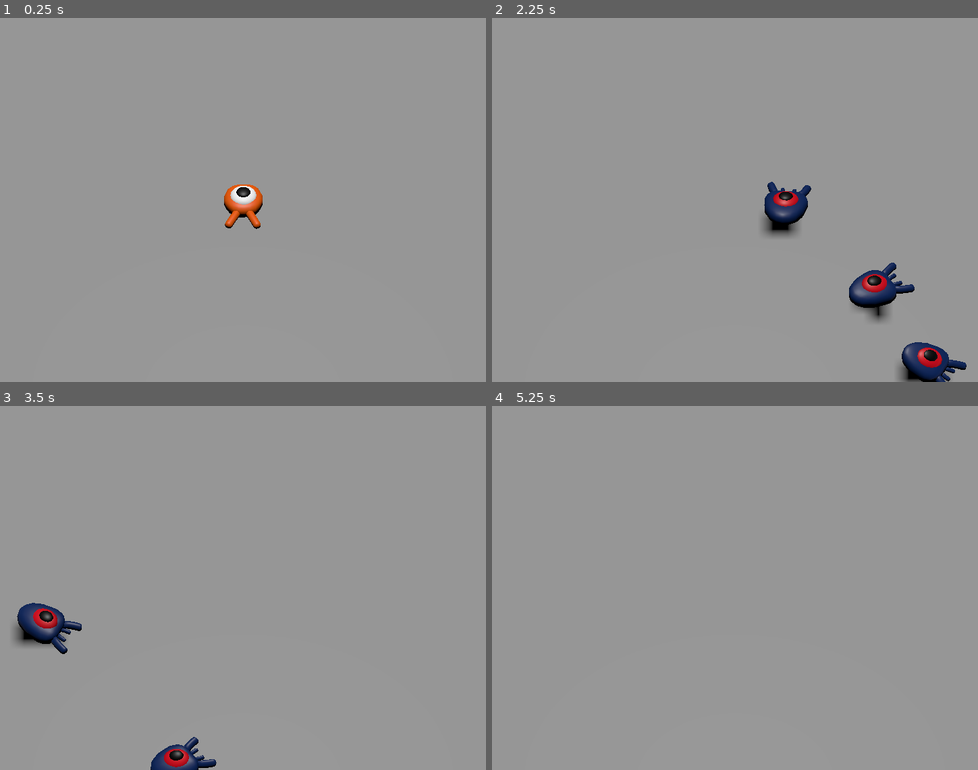
Above: before the commit, frames 1-4 (two rows, left to right).
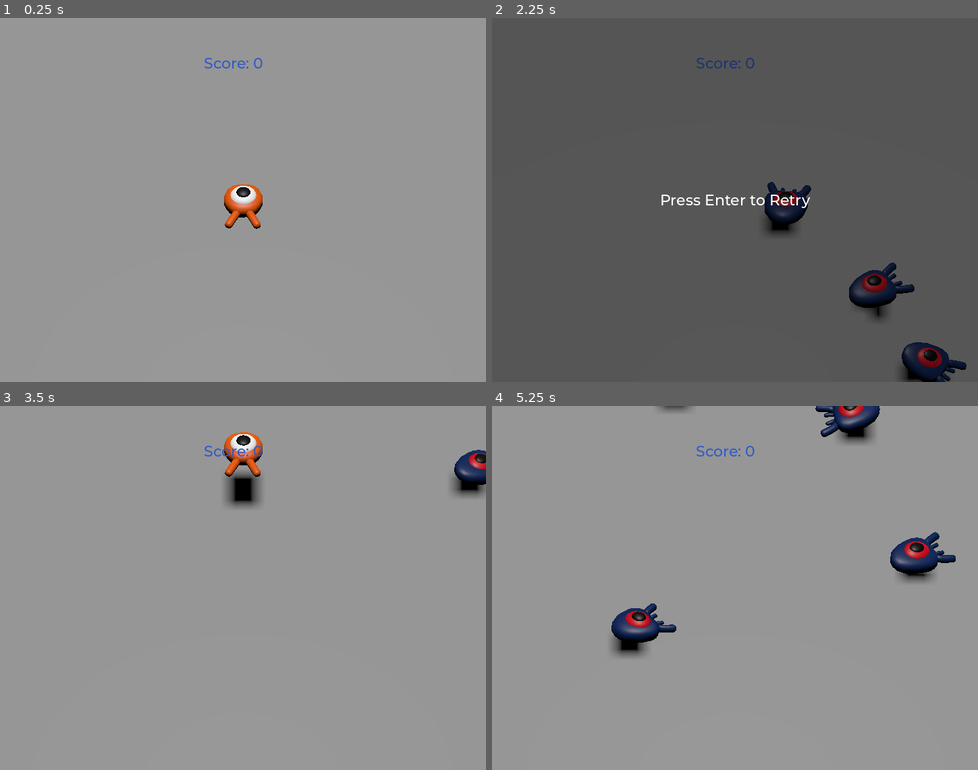
Above: after the commit, the same moments.

Repository: jknigel/Godot-3D-Playground
Game: Godot game, scene res://main.tscn
Two runs of this game, one before a commit and one after it. Both use one fixed random seed, a clock stepped at 60 frames per second and the inputs below. The project has no main scene, so this scene is started directly.
Inputs:
- Up to frame 1 (0.25 s): no input
- Up to frame 2 (2.25 s): tap Enter (ui_accept) at 0.5, 1.35 s; hold Right (move_right) 0.53-1.28 s; hold Enter (ui_accept) 0.53-1.28 s; tap Space (jump) at 0.77, 1.52 s; hold Down (move_back) 1.28-2.03 s; hold Right (move_right) from 2.03 s (still down); hold Enter (ui_accept) from 2.03 s (still down)
- Up to frame 3 (3.5 s): release Right (move_right) at 2.78 s; release Enter (ui_accept) at 2.78 s; hold Up (move_forward) from 2.78 s (still down); tap Enter (ui_accept) at 2.85 s; tap Space (jump) at 3.02 s
- Up to frame 4 (5.25 s): release Up (move_forward) at 3.53 s; hold Enter (ui_accept) 3.53-4.28 s; hold Left (move_left) 3.53-5.03 s; tap Space (jump) at 3.77, 4.52 s; tap Enter (ui_accept) at 4.35 s; hold Down (move_back) from 5.03 s (still down); hold Enter (ui_accept) from 5.03 s (still down)

The runs differ from the first frame. In frame 1, 0.1% of the frame differs, in the area x 42-55%, y 10-14%; in frame 2, 99%, in the area x 0-100%, y 0-100%; in frame 3, 4.1%; in frame 4, 3.4%.
Error before the commit: Invalid access to property or key 'position' on a base object of type 'null instance'. (res://main.gd:11)

Commit message:
Development 0.0.5

Diff:
--- a/main.gd
+++ b/main.gd
@@ -1,6 +1,9 @@
 extends Node
 
 @export var mob_scene: PackedScene
+
+func _ready():
+	$UserInterface/Retry.hide()
 
 func _on_mob_timer_timeout() -> void:
 	var mob = mob_scene.instantiate()
@@ -12,3 +15,14 @@
 	mob.initialize(mob_spawn_location.position, player_position)
 
 	add_child(mob)
+
+	mob.squashed.connect($UserInterface/ScoreLabel._on_mob_squashed.bind())
+
+
+func _on_player_hit() -> void:
+	$MobTimer.stop()
+	$UserInterface/Retry.show()
+
+func _unhandled_input(event: InputEvent) -> void:
+	if event.is_action_pressed("ui_accept") and $UserInterface/Retry.visible:
+		get_tree().reload_current_scene()
--- a/main.tscn
+++ b/main.tscn
@@ -1,8 +1,10 @@
-[gd_scene load_steps=9 format=3 uid="uid://2wap0283yk0r"]
+[gd_scene load_steps=12 format=3 uid="uid://2wap0283yk0r"]
 
 [ext_resource type="Script" uid="uid://cfb7xo35cn5fo" path="res://main.gd" id="1_h2yge"]
 [ext_resource type="PackedScene" uid="uid://ceuu150fmggvr" path="res://player.tscn" id="1_ig7tw"]
 [ext_resource type="PackedScene" uid="uid://defdm2qdva75q" path="res://mob.tscn" id="2_1bvp3"]
+[ext_resource type="FontFile" uid="uid://cyxhh7ddkn62q" path="res://fonts/Montserrat-Medium.ttf" id="4_lquwl"]
+[ext_resource type="Script" uid="uid://bq4lq2wbf1rkc" path="res://score_label.gd" id="5_7mycd"]
 
 [sub_resource type="BoxShape3D" id="BoxShape3D_7dm0k"]
 size = Vector3(60, 2, 60)
@@ -23,6 +25,10 @@
 "tilts": PackedFloat32Array(0, 0, 0, 0)
 }
 point_count = 4
+
+[sub_resource type="Theme" id="Theme_272bh"]
+default_font = ExtResource("4_lquwl")
+default_font_size = 22
 
 [node name="Main" type="Node"]
 script = ExtResource("1_h2yge")
@@ -82,4 +88,48 @@
 wait_time = 0.5
 autostart = true
 
+[node name="UserInterface" type="Control" parent="."]
+layout_mode = 3
+anchors_preset = 15
+anchor_right = 1.0
+anchor_bottom = 1.0
+grow_horizontal = 2
+grow_vertical = 2
+theme = SubResource("Theme_272bh")
+
+[node name="ScoreLabel" type="Label" parent="UserInterface"]
+layout_mode = 0
+offset_left = 302.0
+offset_top = 53.0
+offset_right = 363.0
+offset_bottom = 76.0
+theme_override_colors/font_color = Color(0.19290975, 0.3566525, 0.77453834, 1)
+text = "Score: 0"
+script = ExtResource("5_7mycd")
+
+[node name="Retry" type="ColorRect" parent="UserInterface"]
+layout_mode = 1
+anchors_preset = 15
+anchor_right = 1.0
+anchor_bottom = 1.0
+grow_horizontal = 2
+grow_vertical = 2
+color = Color(0, 0, 0, 0.42745098)
+
+[node name="RetryLabel" type="Label" parent="UserInterface/Retry"]
+layout_mode = 1
+anchors_preset = 8
+anchor_left = 0.5
+anchor_top = 0.5
+anchor_right = 0.5
+anchor_bottom = 0.5
+offset_left = -111.0
+offset_top = -14.0
+offset_right = 111.0
+offset_bottom = 14.0
+grow_horizontal = 2
+grow_vertical = 2
+text = "Press Enter to Retry"
+
+[connection signal="hit" from="Player" to="." method="_on_player_hit"]
 [connection signal="timeout" from="MobTimer" to="." method="_on_mob_timer_timeout"]
--- a/mob.tscn
+++ b/mob.tscn
@@ -16,7 +16,7 @@
 [node name="Character" parent="Pivot" instance=ExtResource("1_dy6sc")]
 
 [node name="CollisionShape3D" type="CollisionShape3D" parent="."]
-transform = Transform3D(1, 0, 0, 0, 1, 0, 0, 0, 1, 0.067108154, 0.20007324, -0.09238434)
+transform = Transform3D(1, 0, 0, 0, 1, 0, 0, 0, 1, 0.067, 0.851, -0.092)
 shape = SubResource("BoxShape3D_nokgg")
 
 [node name="VisibleOnScreenNotifier3D" type="VisibleOnScreenNotifier3D" parent="."]
--- /dev/null
+++ b/music_player.tscn
@@ -0,0 +1,7 @@
+[gd_scene load_steps=2 format=3 uid="uid://dwgxgvhij3gfx"]
+
+[ext_resource type="AudioStream" uid="uid://c5qpnfga41t4p" path="res://art/House In a Forest Loop.ogg" id="1_fvyft"]
+
+[node name="MusicPlayer" type="AudioStreamPlayer"]
+stream = ExtResource("1_fvyft")
+autoplay = true
--- a/project.godot
+++ b/project.godot
@@ -14,6 +14,10 @@
 config/description="In this game, your goal is to chase and kick out the creeps!"
 config/features=PackedStringArray("4.5")
 config/icon="res://icon.webp"
+
+[autoload]
+
+MusicPlayer="*res://music_player.tscn"
 
 [display]
 
--- /dev/null
+++ b/score_label.gd
@@ -0,0 +1,7 @@
+extends Label
+
+var score = 0
+
+func _on_mob_squashed():
+	score += 1
+	text = "Score: %s" % score
Not shown, added: score_label.gd.uid
